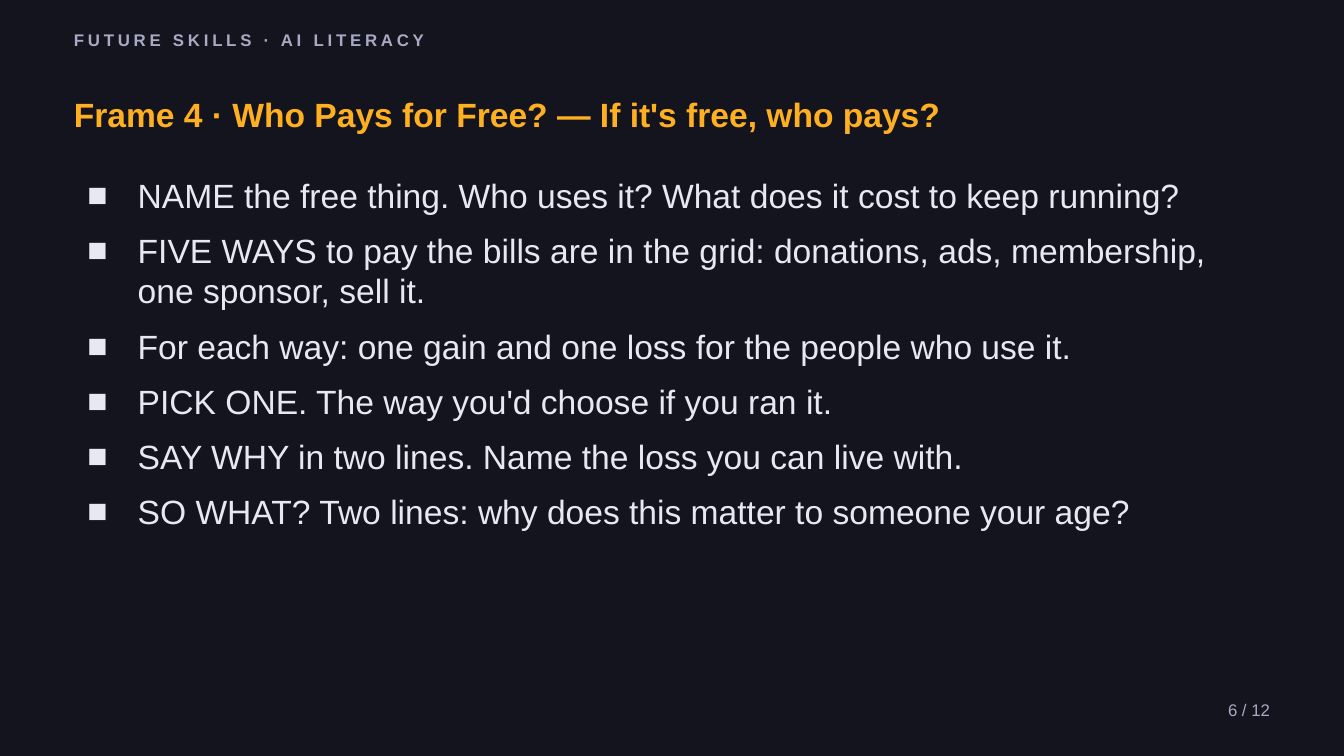
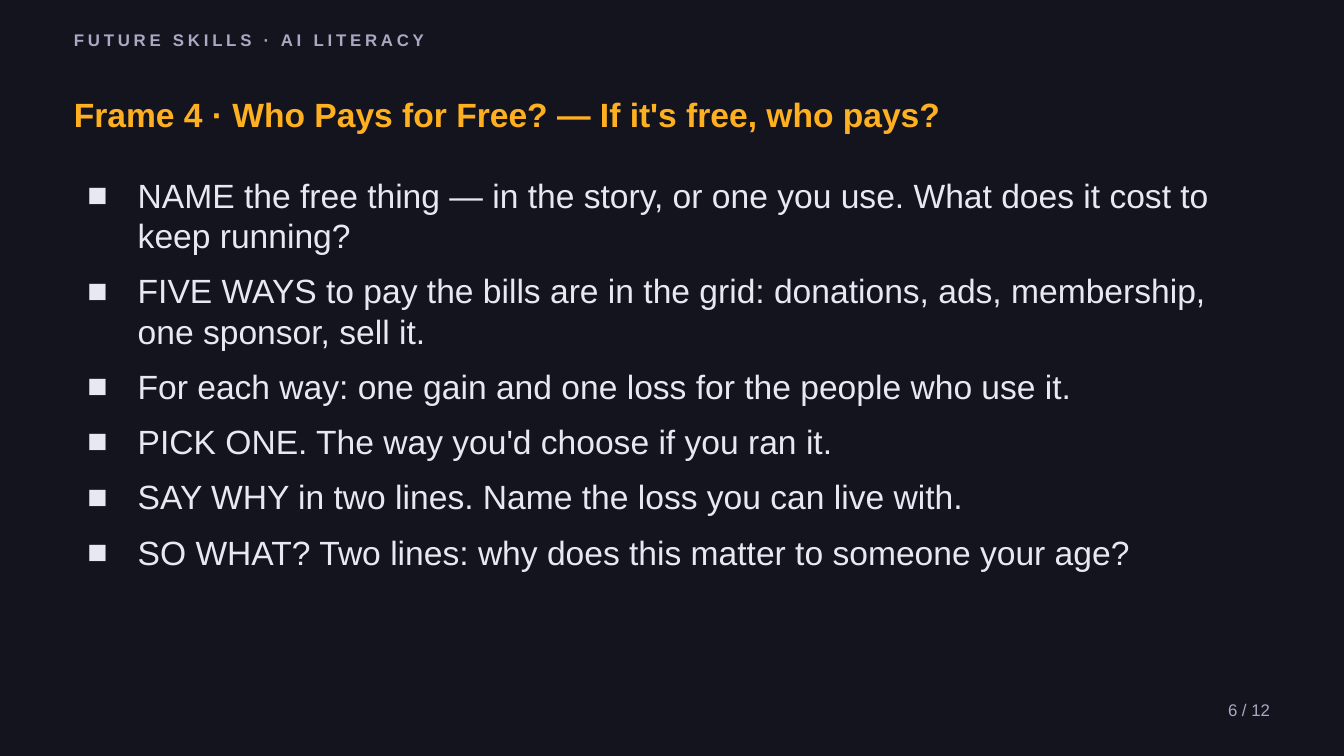
Before and after one commit to phiunit/tptphi, a slide deck: slide 6 of products/news-desk-frames/dist/News Desk - Slides.pptx. Drawn at 1344x756 pixels with LibreOffice and Linux fonts; fonts in the diff are those of the drawing. Boxes give left, top, right and bottom in pixels: in the first picture for what was removed or moved away, otherwise in the second. Text is boxed around its words. In the diff, an @@ line names an element or a change of style, - is before the commit and + after.

```diff
--- a/products/news-desk-frames/dist/News Desk - Slides.pptx
+++ b/products/news-desk-frames/dist/News Desk - Slides.pptx
@@ text at [138,183,1208,254]: text changed @@
-■ NAME the free thing. Who uses it? What does it cost to keep running?
+■ NAME the free thing — in the story, or one you use. What does it cost to keep running?
```
Also in this commit, not shown: 5 other slides changed, 50 other files.
